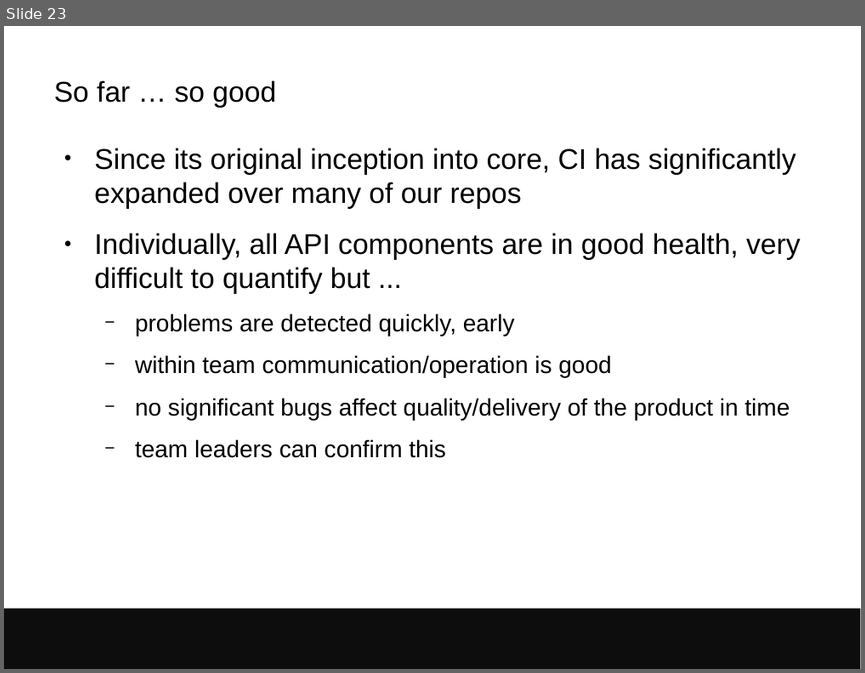
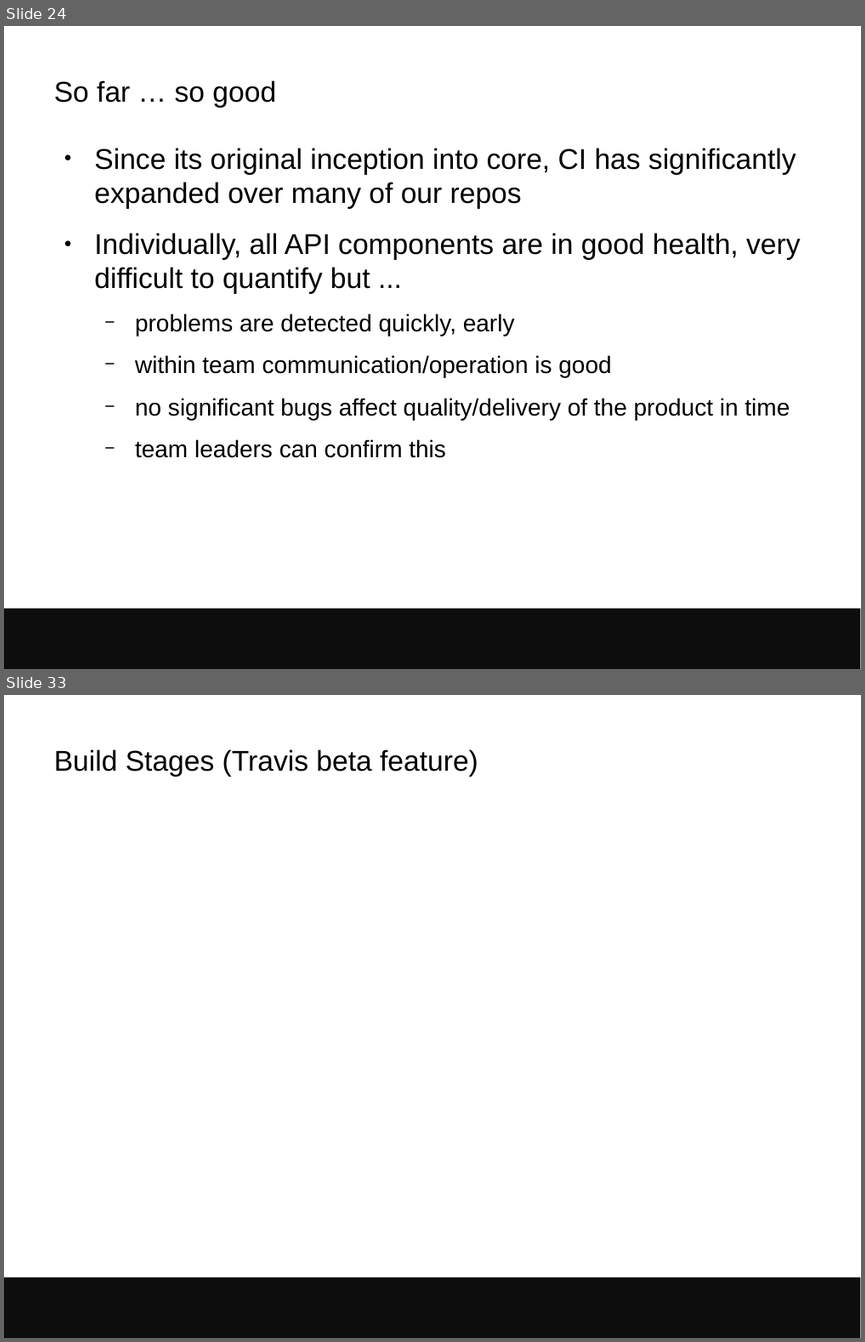
Before and after one commit to avullo/presentations, a slide deck: 2017/data-review-12-17/talk.odp. Shown one above the other, each under a label of ours: slide 23 before the commit, slides 24 and 33 after it; the slides between them are not shown. The pictures are 865x673 and 865x1342 pixels, drawn with LibreOffice and Linux fonts; fonts in the diff are those of the drawing; background and template pictures are left out. Boxes give left, top, right and bottom in pixels: in the first picture for what was removed or moved away, otherwise in the second. Text is boxed around its words. In the diff, an @@ line names an element or a change of style, - is before the commit and + after.

Commit message:
More into CI in Ensembl, started dependent build section.

```diff
--- a/2017/data-review-12-17/talk.odp
+++ b/2017/data-review-12-17/talk.odp
@@ slide 33 added at (4,695,861,1338), background #FFFFFF; not listed: 1 template element that a slide beside it also shows @@
@@ title added at (54,749,478,777), 24 pt, text #000000 @@
+Build Stages (Travis beta feature)
@@ what was slide 23 is now slide 24 @@
```
Also in this commit, not shown: 3 slides changed, 9 other slides added.
